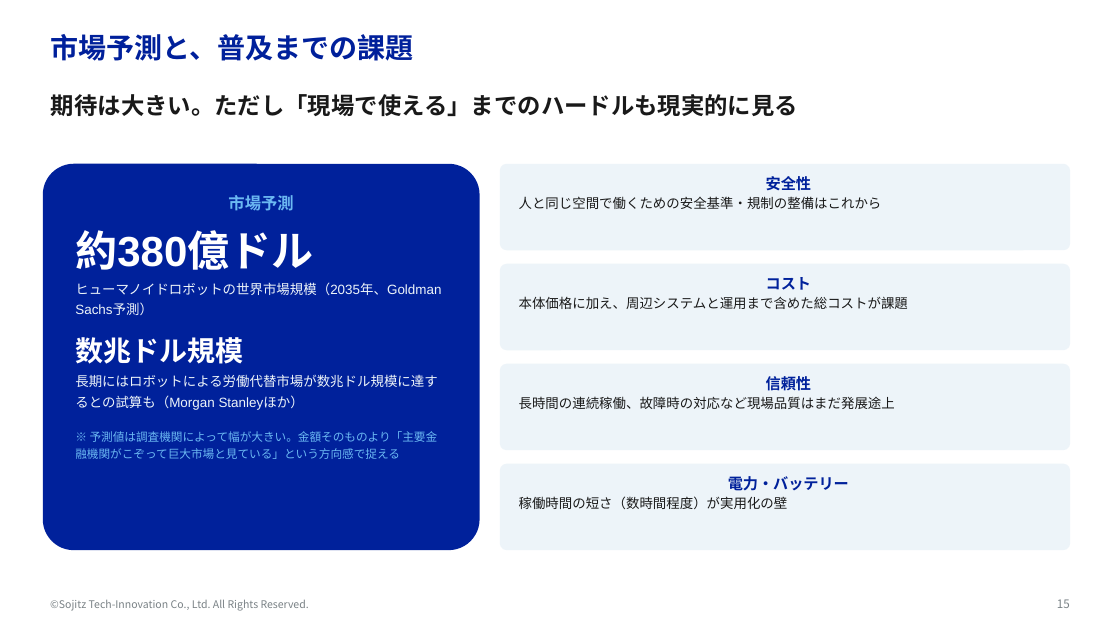
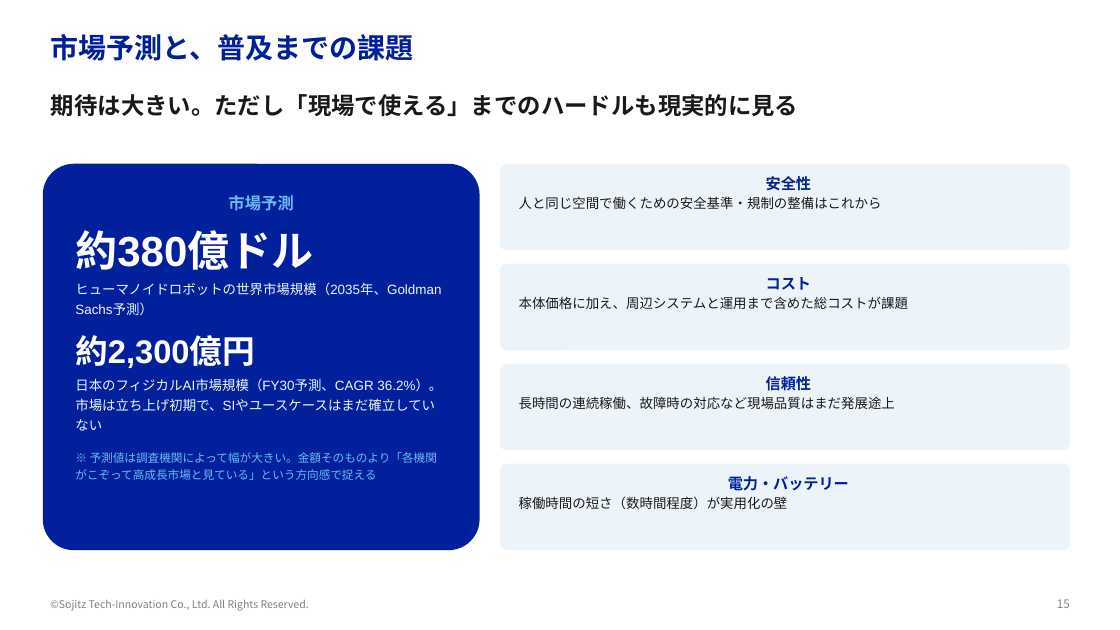
Before and after one commit to yktashiro2/aap, a slide deck: slide 15 of docs/フィジカルAI勉強会.pptx. Drawn at 1120x630 pixels with LibreOffice and Linux fonts; fonts in the diff are those of the drawing; background and template pictures are left out. Boxes give left, top, right and bottom in pixels: in the first picture for what was removed or moved away, otherwise in the second. Text is boxed around its words. In the diff, an @@ line names an element or a change of style, - is before the commit and + after.

```diff
--- a/docs/フィジカルAI勉強会.pptx
+++ b/docs/フィジカルAI勉強会.pptx
@@ text in rounded rectangle at [75,335,442,480]: text changed; size 10 to 11.5 pt; text colour #6BB8F2 to #EDF4F9 @@
-数兆ドル規模
-長期にはロボットによる労働代替市場が数兆ドル規模に達するとの試算も（Morgan Stanleyほか）
-※ 予測値は調査機関によって幅が大きい。金額そのものより「主要金融機関がこぞって巨大市場と見ている」という方向感で捉える
+約2,300億円
+日本のフィジカルAI市場規模（FY30予測、CAGR 36.2%）。市場は立ち上げ初期で、SIやユースケースはまだ確立していない
+※ 予測値は調査機関によって幅が大きい。金額そのものより「各機関がこぞって高成長市場と見ている」という方向感で捉える
```
Also in this commit, not shown: 3 other slides changed, 4 slides added.
